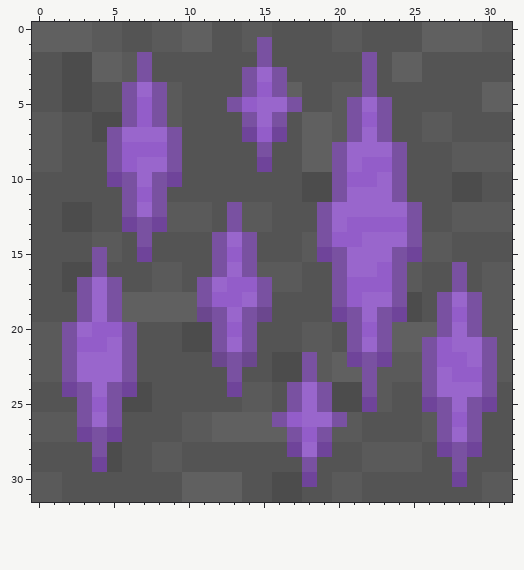
Two states of a pixel-art sprite, assets/ores/amethyst.png. This is how it looked before the edit.
The file is 32x32 pixels. Colours within 5 levels of each other are drawn and written as one.
The result:
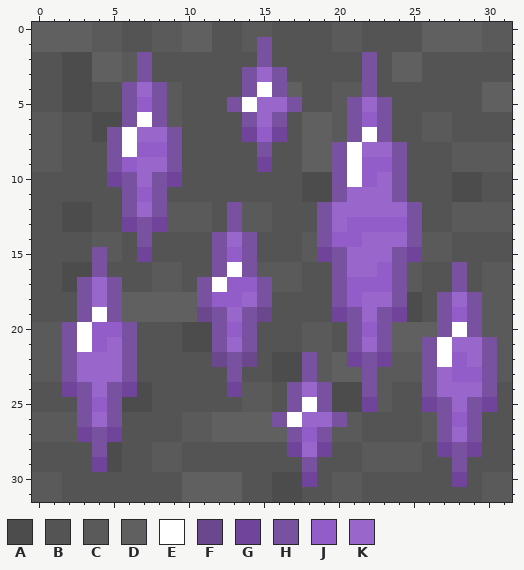
Palette (. is transparent): A #4c4c4c  B #545454  C #5a5a5a  D #606060  E #ffffff  F #6b478e  G #6f449a  H #7951a1  J #935dc9  K #9966cc
What changed:
y 4: x 15 J -> E
y 5: x 14 J -> E
y 6: x 7 J -> E
y 7: x 6 K -> E; x 22 K -> E
y 8: x 6 J -> E; x 21 K -> E
y 9: x 21 K -> E
y 10: x 21 J -> E
y 16: x 13 K -> E
y 17: x 12 K -> E
y 19: x 4 K -> E
y 20: x 3 K -> E; x 28 K -> E
y 21: x 3 J -> E; x 27 J -> E
y 22: x 27 J -> E
y 25: x 18 K -> E
y 26: x 17 J -> E
